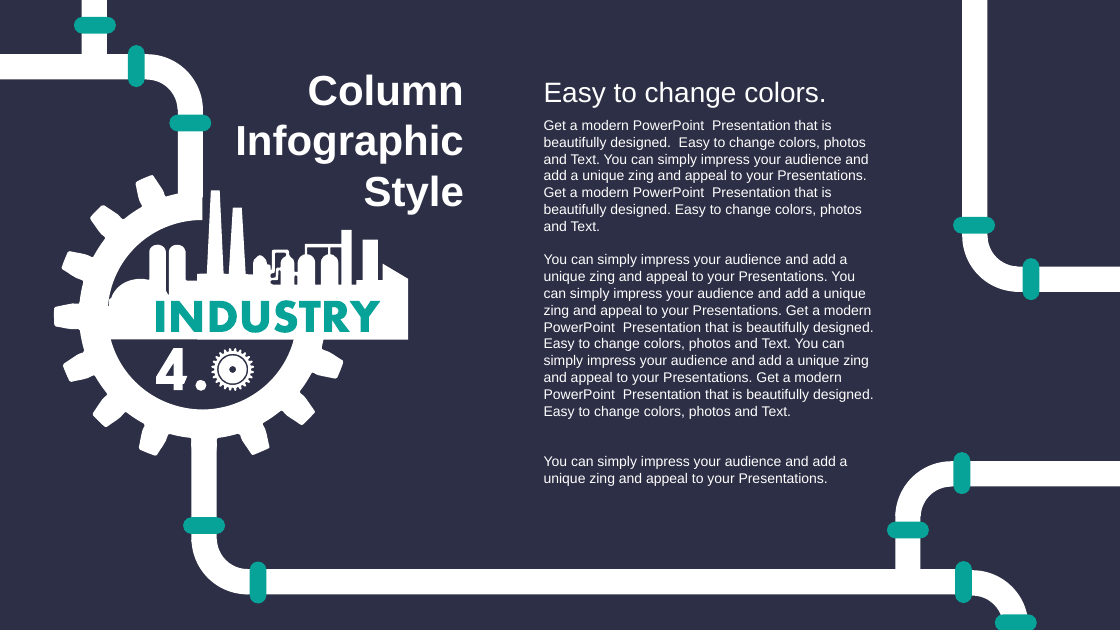
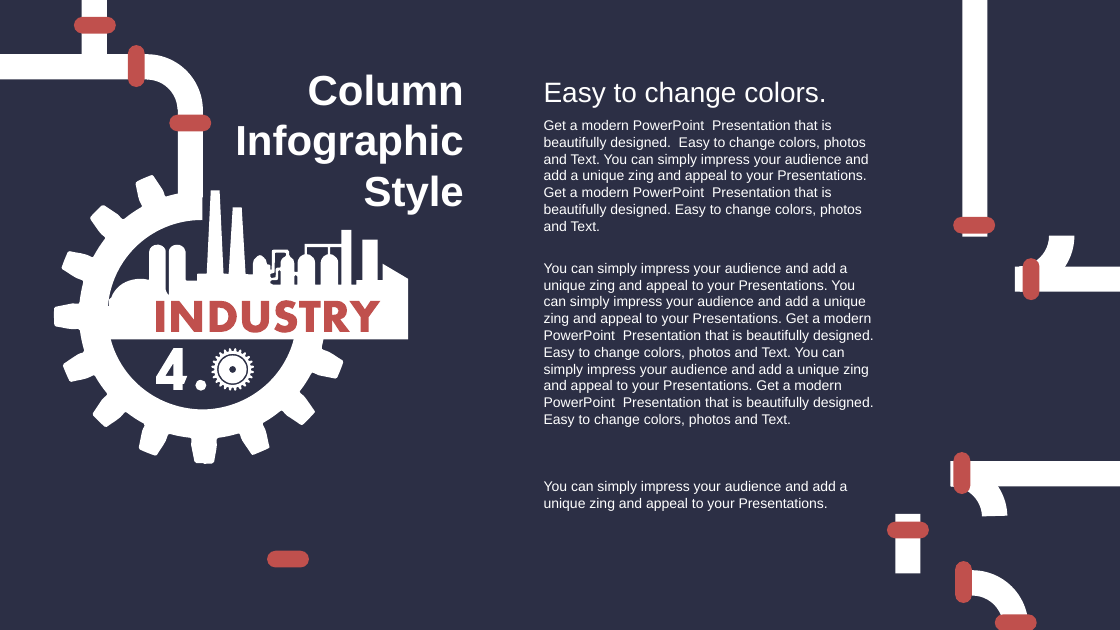
Before and after one commit to thanhlongvl/sportdemo, a slide deck: slide 43 of industry 4.0-Revolution-PowerPoint-Templates.pptx (slide 41 before the commit). Drawn at 1120x630 pixels with LibreOffice and Linux fonts; fonts in the diff are those of the drawing. Boxes give left, top, right and bottom in pixels: in the first picture for what was removed or moved away, otherwise in the second. Text is boxed around its words. In the diff, an @@ line names an element or a change of style, - is before the commit and + after.

```diff
--- a/industry 4.0-Revolution-PowerPoint-Templates.pptx
+++ b/industry 4.0-Revolution-PowerPoint-Templates.pptx
@@ mirrored; rotation 270 to 90 degrees in 3 elements at <box>963,180,1075,292</box>, <box>1015,267,1120,292</box>, <box>962,0,987,236</box> @@
@@ text "Get a modern PowerPoint Presentation ..." rewrapped from <box>544,120,874,486</box> to <box>544,120,874,494</box> @@
@@ freeform shape at <box>54,166,344,464</box>: outline redrawn @@
@@ freeform shape at <box>107,191,408,339</box>: outline redrawn @@
@@ rounded rectangle at <box>954,217,996,234</box>: fill #07A398 to #C0504D; mirrored; rotation 270 to 90 degrees @@
@@ rounded rectangle at <box>1023,258,1040,300</box>: fill #07A398 to #C0504D; mirrored; rotation 270 to 90 degrees @@
@@ freeform shape at <box>156,300,381,333</box>: fill #07A398 to #C0504D; outline redrawn @@
@@ mirrored in 3 elements at <box>950,461,1120,486</box>, <box>896,514,921,574</box>, <box>896,461,1007,573</box> @@
@@ rounded rectangle at <box>954,452,970,494</box>: fill #07A398 to #C0504D; mirrored @@
@@ rounded rectangle at <box>887,522,929,539</box>: fill #07A398 to #C0504D; mirrored @@
@@ group removed at <box>192,436,963,603</box>: 2 rectangles, 1 arch (boxed as its full ring), 1 rounded rectangle @@
@@ fill #07A398 to #C0504D in 6 elements at <box>74,17,116,34</box>, <box>170,114,212,131</box>, <box>128,45,145,87</box>, <box>995,614,1037,630</box>, <box>955,561,972,603</box>, <box>267,551,309,568</box> @@
@@ rounded rectangle: place and size @@
-rounded rectangle at <box>183,518,225,534</box>
+rounded rectangle at <box>267,551,309,568</box>
```
Also in this commit, not shown: 46 other slides changed, 3 slides added, 1 slide removed, 1 other file.
